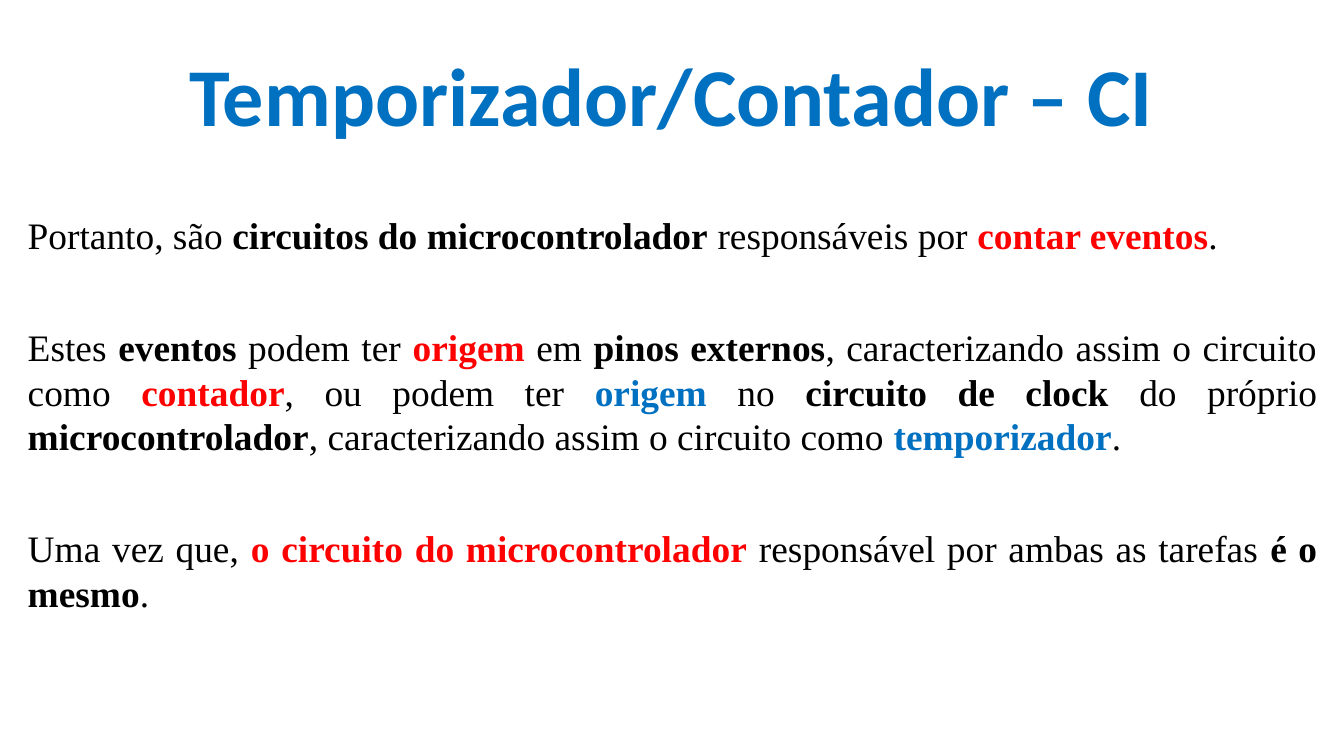
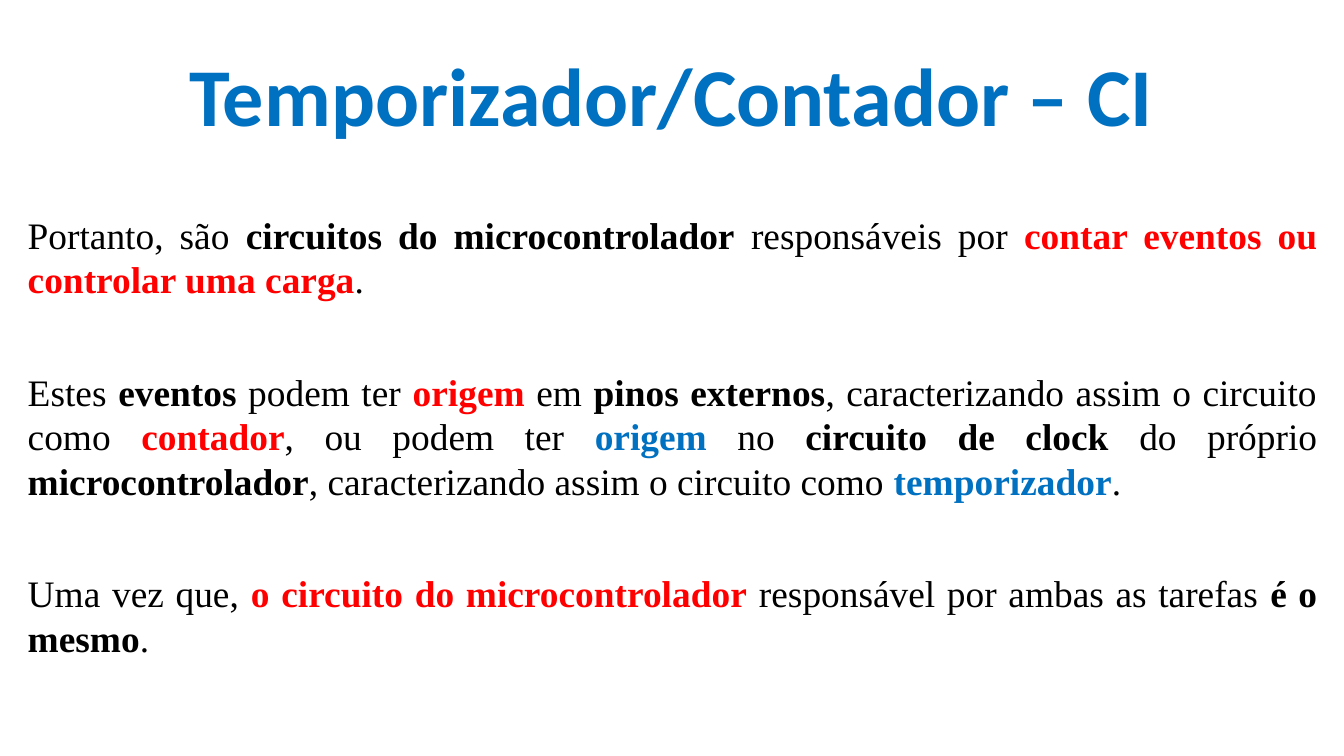
Before and after one commit to CloudEducationBrazil/WydenArea1ProgramacaoMicrocontroladores, a slide deck: slide 5 of 01 Classes/Aula 06 - Programação Microcontroladores - Periféricos Integrados - Temporizadores e PWM.pptx. Drawn at 1344x756 pixels with LibreOffice and Linux fonts; fonts in the diff are those of the drawing; background and template pictures are left out. Boxes give left, top, right and bottom in pixels: in the first picture for what was removed or moved away, otherwise in the second. Text is boxed around its words. In the diff, an @@ line names an element or a change of style, - is before the commit and + after.

Commit message:
Disciplina Micro PWM .... - 29Abr2025

```diff
--- a/01 Classes/Aula 06 - Programação Microcontroladores - Periféricos Integrados - Temporizadores e PWM.pptx
+++ b/01 Classes/Aula 06 - Programação Microcontroladores - Periféricos Integrados - Temporizadores e PWM.pptx
@@ text at bbox=[28, 223, 1317, 301]: text changed @@
-Portanto, são circuitos do microcontrolador responsáveis por contar eventos.
+Portanto, são circuitos do microcontrolador responsáveis por contar eventos ou controlar uma carga.
```
Also in this commit, not shown: 5 other slides changed.
